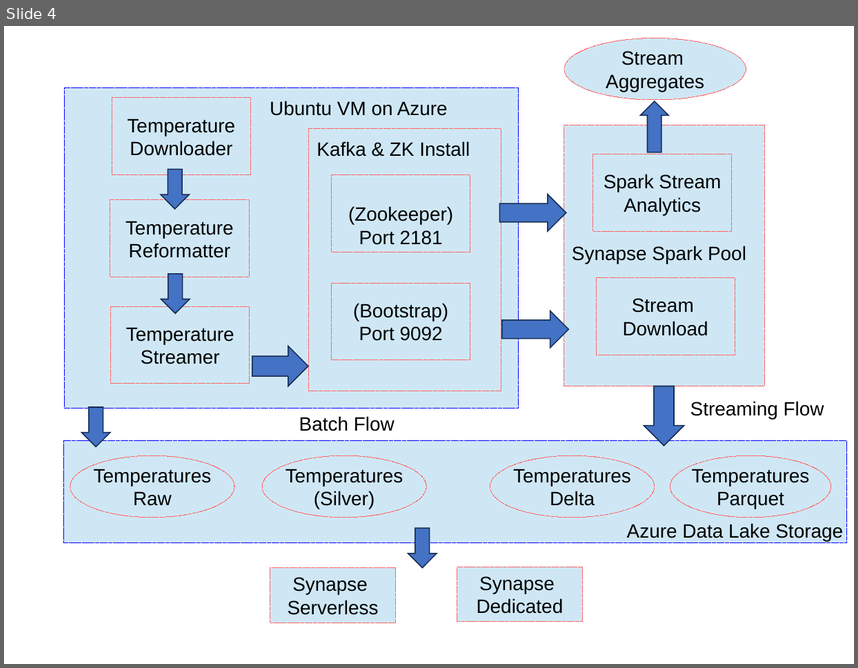
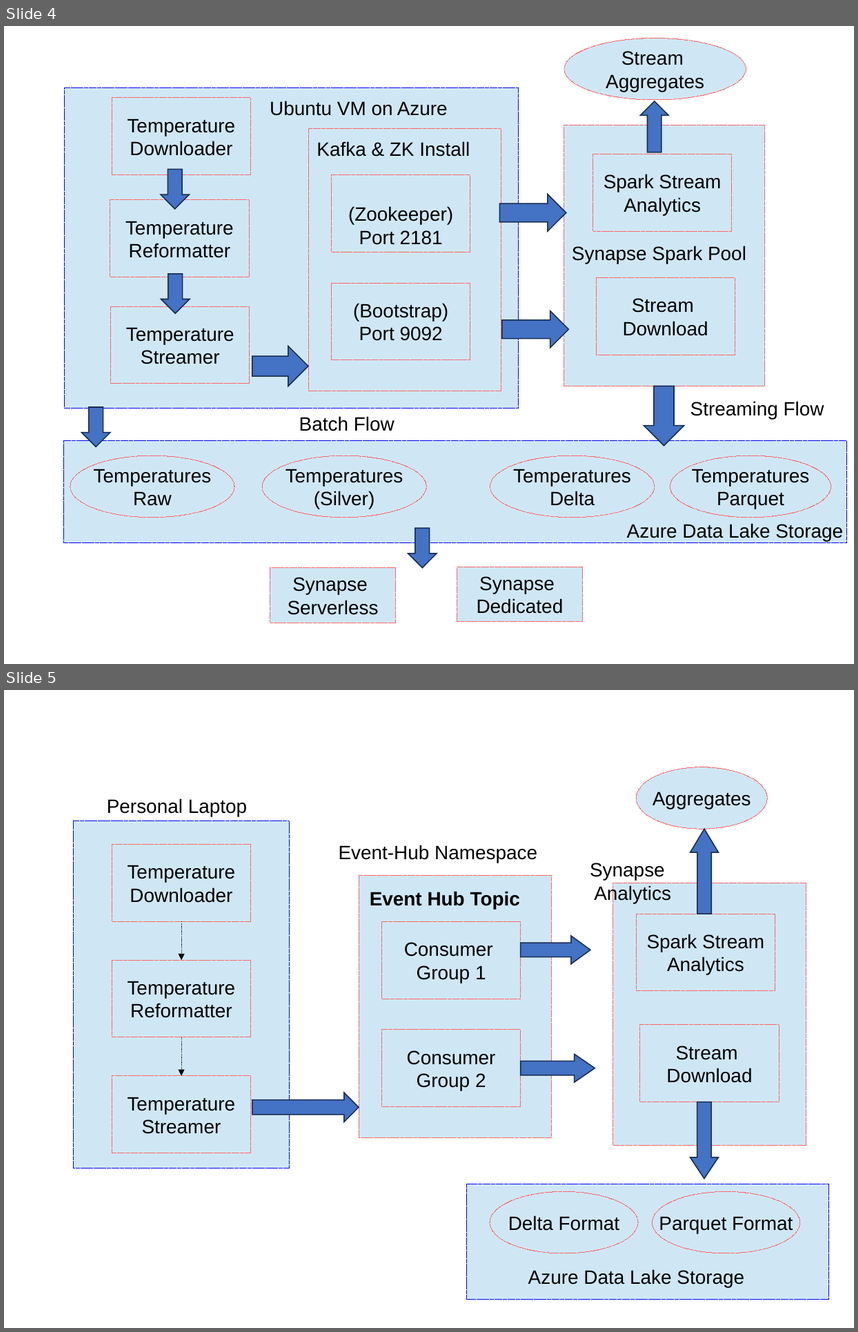
Before and after one commit to SowmyaVenky/AzureSynapseExperiments, a slide deck: Synapse_Setup.odp. Shown one above the other, each under a label of ours: slide 4 before the commit, slides 4 and 5 after it. The pictures are 858x668 and 858x1332 pixels, drawn with LibreOffice and Linux fonts; fonts in the diff are those of the drawing. Boxes give left, top, right and bottom in pixels: in the first picture for what was removed or moved away, otherwise in the second. Text is boxed around its words. In the diff, an @@ line names an element or a change of style, - is before the commit and + after.

```diff
--- a/Synapse_Setup.odp
+++ b/Synapse_Setup.odp
@@ slide 5 added at (x1=4, y1=690, x2=854, y2=1328), background #FFFFFF @@
@@ freeform shape added at (x1=637, y1=767, x2=768, y2=829), fill #CFE7F5, outline #FF6666 0 pt, 18 pt, text #000000 @@
+Aggregates
@@ text added at (x1=107, y1=798, x2=247, y2=816), 18 pt, text #000000 @@
+Personal Laptop
@@ freeform shape added at (x1=74, y1=821, x2=290, y2=1168), fill #CFE7F5, outline #0000FF 0 pt @@
@@ freeform shape added at (x1=691, y1=829, x2=719, y2=914), fill #4472C4, outline #172C51 0.99 pt @@
@@ freeform shape added at (x1=112, y1=845, x2=251, y2=921), fill #CFE7F5, outline #FF6666 0 pt, 18 pt, text #000000 @@
+Temperature
+Downloader
@@ text added at (x1=339, y1=845, x2=537, y2=863), 18 pt, text #000000 @@
+Event-Hub Namespace
@@ freeform shape added at (x1=359, y1=875, x2=552, y2=1137), fill #CFE7F5, outline #FF6666 0 pt @@
@@ text added at (x1=590, y1=862, x2=671, y2=903), 18 pt, text #000000 @@
+Synapse
+Analytics
@@ text added at (x1=370, y1=891, x2=520, y2=909), 18 pt, text #000000, bold @@
+Event Hub Topic
@@ freeform shape added at (x1=613, y1=883, x2=806, y2=1145), fill #CFE7F5, outline #FF6666 0 pt @@
@@ freeform shape added at (x1=637, y1=914, x2=775, y2=991), fill #CFE7F5, outline #FF6666 0 pt, 18 pt, text #000000 @@
+Spark Stream
+Analytics
@@ freeform shape added at (x1=181, y1=921, x2=181, y2=960), outline #000000 0 pt @@
@@ freeform shape added at (x1=382, y1=921, x2=521, y2=998), fill #CFE7F5, outline #FF6666 0 pt, 18 pt, text #000000 @@
+Consumer
+Group 1
@@ freeform shape added at (x1=521, y1=936, x2=591, y2=964), fill #4472C4, outline #172C51 0.99 pt @@
@@ freeform shape added at (x1=112, y1=960, x2=251, y2=1037), fill #CFE7F5, outline #FF6666 0 pt, 18 pt, text #000000 @@
+Temperature
+Reformatter
@@ freeform shape added at (x1=181, y1=1037, x2=181, y2=1076), outline #000000 0 pt @@
@@ freeform shape added at (x1=382, y1=1029, x2=521, y2=1107), fill #CFE7F5, outline #FF6666 0 pt, 18 pt, text #000000 @@
+Consumer
+Group 2
@@ freeform shape added at (x1=640, y1=1025, x2=780, y2=1102), fill #CFE7F5, outline #FF6666 0 pt, 18 pt, text #000000 @@
+Stream
+Download
@@ freeform shape added at (x1=522, y1=1054, x2=595, y2=1082), fill #4472C4, outline #172C51 0.99 pt @@
@@ freeform shape added at (x1=112, y1=1076, x2=251, y2=1153), fill #CFE7F5, outline #FF6666 0 pt, 18 pt, text #000000 @@
+Temperature
+Streamer
@@ freeform shape added at (x1=252, y1=1093, x2=359, y2=1122), fill #4472C4, outline #172C51 0.99 pt @@
@@ freeform shape added at (x1=691, y1=1102, x2=719, y2=1179), fill #4472C4, outline #172C51 0.99 pt @@
@@ freeform shape added at (x1=467, y1=1183, x2=829, y2=1299), fill #CFE7F5, outline #0000FF 0 pt @@
@@ freeform shape added at (x1=490, y1=1192, x2=638, y2=1253), fill #CFE7F5, outline #FF6666 0 pt, 18 pt, text #000000 @@
+Delta Format
@@ freeform shape added at (x1=653, y1=1192, x2=801, y2=1253), fill #CFE7F5, outline #FF6666 0 pt, 18 pt, text #000000 @@
+Parquet Format
@@ text added at (x1=528, y1=1269, x2=744, y2=1287), 18 pt, text #000000 @@
+Azure Data Lake Storage
```
Also in this commit, not shown: 1 slide changed, 1 other slide added, 6 other files.
